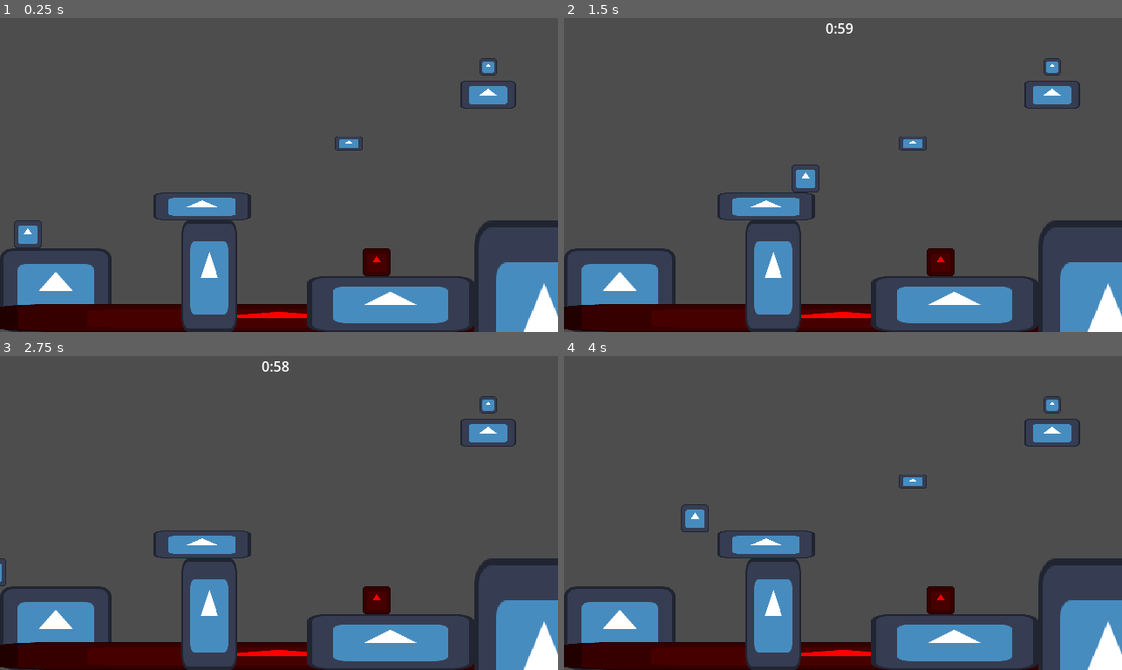
Above: before the commit, frames 1-4 (two rows, left to right).
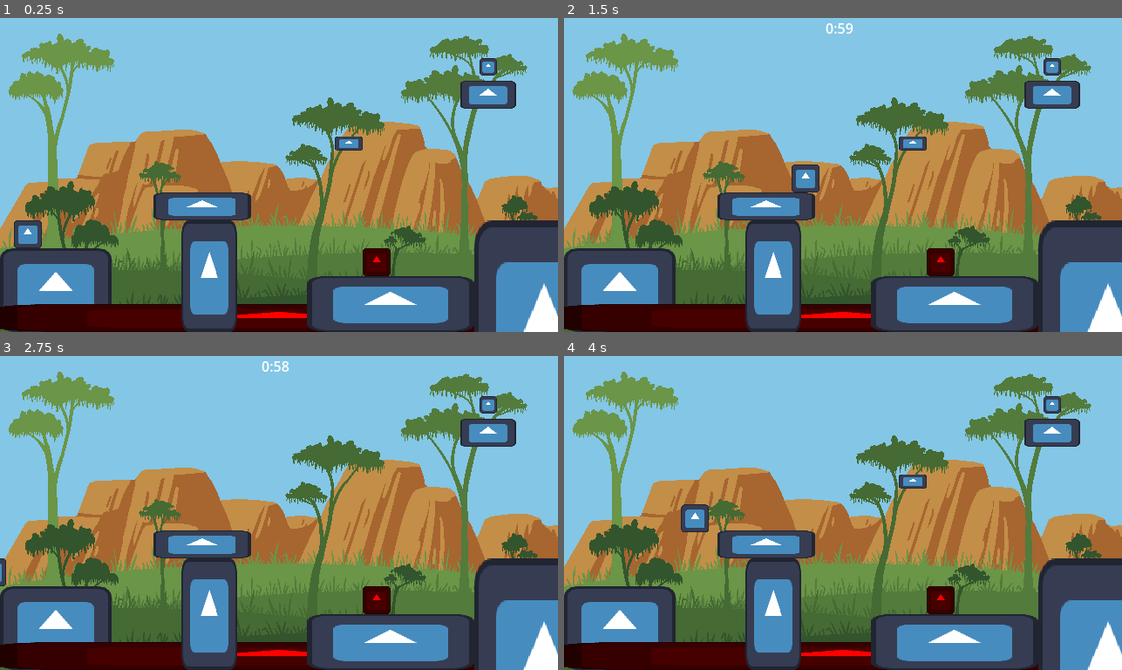
Above: after the commit, the same moments.

Repository: BK3000gamer/1-Minute-of-Wonderment
Game: Godot game, scene res://Scenes/test.tscn
Two runs of this game, one before a commit and one after it. Both use one fixed random seed, a clock stepped at 60 frames per second and the inputs below. The engine's default icon, where the game draws it, is replaced by a stand-in: a white triangle on a blue panel in a dark square.
Inputs:
- Up to frame 1 (0.25 s): no input
- Up to frame 2 (1.5 s): tap Enter at 0.5 s; hold D (right) from 0.53 s (still down); tap Space (jump) at 0.77 s
- Up to frame 3 (2.75 s): tap Space (jump) at 1.52 s; release D (right) at 2.03 s; hold A (left) from 2.03 s (still down)
- Up to frame 4 (4 s): release A (left) at 2.78 s; hold D (right) from 2.78 s (still down); tap Space (jump) at 3.02, 3.77 s; tap R (reset) at 3.5 s

The runs differ from the first frame. In frame 1, 75% of the frame differs, in the area x 0-100%, y 0-100%; in frame 2, 75%; in frame 3, 75%; in frame 4, 75%.

Commit message:
added background

Diff:
--- a/Scenes/test.tscn
+++ b/Scenes/test.tscn
@@ -9,6 +9,7 @@
 [ext_resource type="PackedScene" uid="uid://bmaseovuaexvq" path="res://Scenes/room.tscn" id="4_ys1qc"]
 [ext_resource type="PackedScene" uid="uid://br58bq2w5rfyp" path="res://Scenes/spike.tscn" id="5_i3aeo"]
 [ext_resource type="Texture2D" uid="uid://c27elp05kgt8m" path="res://icon.svg" id="6_5wyu1"]
+[ext_resource type="Texture2D" uid="uid://dx6qbhqk5xs4u" path="res://Sprites/1MinuteofWonderment_Background.png" id="6_kuf18"]
 [ext_resource type="PackedScene" uid="uid://bnupcupo4t06u" path="res://Scenes/breaking_platform.tscn" id="7_5wyu1"]
 [ext_resource type="PackedScene" uid="uid://c0okii45uhn2y" path="res://Scenes/clock.tscn" id="10_iaow0"]
 [ext_resource type="PackedScene" uid="uid://20eou45kfmfm" path="res://Scenes/one_way_platform.tscn" id="12_mie3u"]
@@ -58,7 +59,7 @@
 size = Vector2(32, 48)
 
 [sub_resource type="RectangleShape2D" id="RectangleShape2D_m64o6"]
-size = Vector2(96, 16)
+size = Vector2(112, 16)
 
 [sub_resource type="RectangleShape2D" id="RectangleShape2D_kuf18"]
 size = Vector2(128, 128)
@@ -118,7 +119,7 @@
 size = Vector2(96, 16)
 
 [sub_resource type="RectangleShape2D" id="RectangleShape2D_ipur1"]
-size = Vector2(80, 16)
+size = Vector2(112, 16)
 
 [sub_resource type="RectangleShape2D" id="RectangleShape2D_4fddv"]
 size = Vector2(240, 16)
@@ -230,9 +231,6 @@
 
 [sub_resource type="RectangleShape2D" id="RectangleShape2D_mt1xq"]
 size = Vector2(128, 16)
-
-[sub_resource type="RectangleShape2D" id="RectangleShape2D_4ba60"]
-size = Vector2(32, 16)
 
 [node name="Node2D" type="Node2D" unique_id=1346362531]
 process_mode = 1
@@ -264,7 +262,11 @@
 coyoteTime = 0.0499999999999984
 
 [node name="Camera2D" type="Camera2D" parent="." unique_id=1814358509]
-position = Vector2(320, 180)
+position = Vector2(640, 360)
+
+[node name="TextureRect" type="Sprite2D" parent="Camera2D" unique_id=1981961371]
+z_index = -5
+texture = ExtResource("6_kuf18")
 
 [node name="Room" parent="." unique_id=830652874 instance=ExtResource("4_ys1qc")]
 position = Vector2(320, 180)
@@ -733,8 +735,8 @@
 shape = SubResource("RectangleShape2D_ipur1")
 
 [node name="Sprite2D" parent="Room4/Platform5" index="1"]
-position = Vector2(-8.0001335, -8)
-scale = Vector2(0.6250012, 0.125)
+position = Vector2(-7.9999075, -8)
+scale = Vector2(0.874999, 0.125)
 
 [node name="Platform13" parent="Room4" unique_id=685327940 instance=ExtResource("3_qc4db")]
 position = Vector2(128, 100)
@@ -810,7 +812,7 @@
 shape = SubResource("RectangleShape2D_d83ya")
 
 [node name="Boost Area5" parent="Room4" unique_id=546645670 instance=ExtResource("15_0qy5o")]
-position = Vector2(-32, 84)
+position = Vector2(-16, 84)
 
 [node name="CollisionShape2D" parent="Room4/Boost Area5" index="0" unique_id=661886455]
 shape = SubResource("RectangleShape2D_d83ya")
@@ -1285,18 +1287,6 @@
 
 [node name="Clock" parent="Room7" unique_id=414627691 instance=ExtResource("10_iaow0")]
 position = Vector2(-144, 68)
-
-[node name="Spike" parent="Room7" unique_id=1258532613 instance=ExtResource("5_i3aeo")]
-position = Vector2(112, 68)
-
-[node name="Sprite2D" parent="Room7/Spike" index="0"]
-position = Vector2(9.1552734e-05, -3.8146973e-06)
-scale = Vector2(0.24999857, 0.25000006)
-texture = ExtResource("6_5wyu1")
-
-[node name="CollisionShape2D" parent="Room7/Spike" index="1"]
-position = Vector2(0, 8)
-shape = SubResource("RectangleShape2D_4ba60")
 
 [node name="Platform8" parent="Room7" unique_id=859631460 instance=ExtResource("3_qc4db")]
 position = Vector2(224, 100)
@@ -1409,6 +1399,5 @@
 [editable path="Room7/Platform5"]
 [editable path="Room7/Platform6"]
 [editable path="Room7/Water"]
-[editable path="Room7/Spike"]
 [editable path="Room7/Platform8"]
 [editable path="Room7/Spike4"]
--- a/project.godot
+++ b/project.godot
@@ -25,6 +25,10 @@
 window/size/viewport_height=360
 window/size/mode=3
 window/stretch/mode="viewport"
+
+[global_group]
+
+player=""
 
 [input]
 
Not shown: 1 places in Scenes/test.tscn that only renumber resources
Binary file added: Sprites/1MinuteofWonderment_Background.png
Not shown, added: Sprites/1MinuteofWonderment_Background.png.import
Binary file changed: Sprites/Tileset.aseprite
